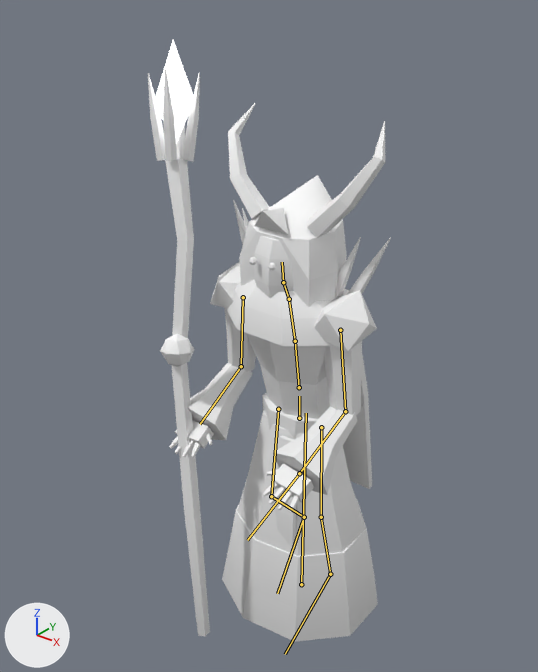
What one commit did to the glTF model client/public/assets/models/blood_witch.glb.
One viewpoint serves both versions: a 50 mm lens placed at (1.65, -2.33, 2.78), pointed at (-0.17, -0.05, 1.36). The axes (+X, +Y, +Z) are drawn at lower left. The lights are the same throughout. The first picture is the older version. Both versions are drawn at frame 17 of the action 'walk'; the numbers are the values there. The bones that change, and the others that lie on the model, are drawn over the model as lines.

The first picture shows 'blood_witch'.
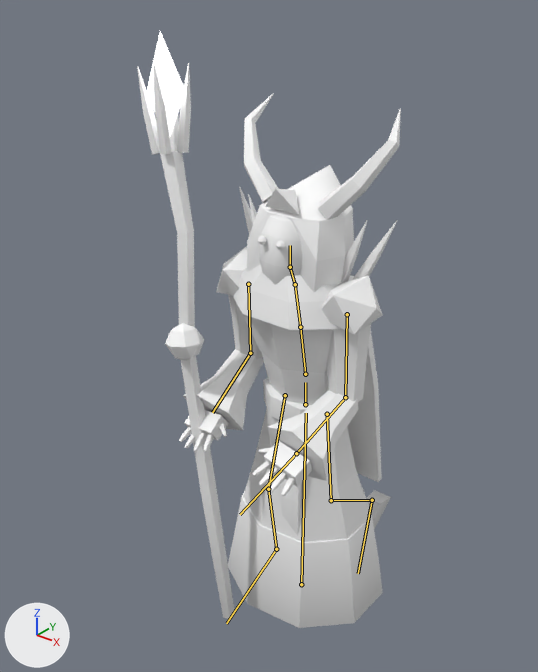
Where the change shows, as pixel boxes (x1, y1, x2, y2) in the pictures (538 x 672 px):
'blood_witch', posed (9% wider): before (148, 40, 391, 642); after (137, 31, 401, 628)
bone 'hips', root to tip: before (299, 418) to (299, 396); after (305, 404) to (305, 382)
bone 'spine', root to tip: before (299, 387) to (295, 341); after (305, 374) to (300, 327)
bone 'chest', root to tip: before (295, 341) to (289, 299); after (300, 327) to (295, 284)
bone 'head', root to tip: before (283, 282) to (282, 262); after (290, 267) to (290, 245)
bone 'upper_arm.L', root to tip: before (340, 330) to (345, 411); after (347, 314) to (345, 397)
bone 'forearm.L', root to tip: before (345, 411) to (299, 473); after (345, 397) to (296, 453)
bone 'upper_arm.R', root to tip: before (243, 297) to (241, 366); after (248, 284) to (250, 353)
bone 'forearm.R', root to tip: before (241, 366) to (200, 424); after (250, 353) to (212, 412)
bone 'thigh.L', root to tip: before (321, 427) to (321, 517); after (327, 414) to (331, 500)
bone 'shin.L', root to tip: before (321, 517) to (330, 574); after (331, 500) to (372, 500)
bone 'thigh.R', root to tip: before (278, 409) to (271, 496); after (285, 395) to (268, 489)
bone 'shin.R', root to tip: before (271, 496) to (304, 517); after (268, 489) to (276, 549)

Edits to the bpy script that builds the scene:
```text
Change bone_hips:
    where bone_hips = bpy.data.objects['blood_witch_rig'].pose.bones['hips']  # child of 'root'
    bone_hips.location: (0.0, 0.0, 0.046) -> (0.0, 0.046, 0.0)
    bone_hips.rotation_quaternion: (1.0, 0.0, 0.0, -0.006) -> (1.0, 0.0, -0.009, -0.006)  # degrees (0, 0, -1) -> degrees (0, -1, -1)
Change bone_spine:
    where bone_spine = bpy.data.objects['blood_witch_rig'].pose.bones['spine']  # child of 'hips'
    bone_spine.rotation_quaternion: (0.999, 0.052, 0.0, 0.0) -> (0.998, 0.061, 0.002, 0.0)  # degrees (6, 0, 0) -> degrees (7, 0, 0)
Change bone_chest:
    where bone_chest = bpy.data.objects['blood_witch_rig'].pose.bones['chest']  # child of 'spine'
    bone_chest.rotation_quaternion: (1.0, 0.0, 0.0, 0.0) -> (1.0, -0.017, 0.009, 0.003)  # degrees (0, 0, 0) -> degrees (-2, 1, 0)
Change bone_head:
    where bone_head = bpy.data.objects['blood_witch_rig'].pose.bones['head']  # child of 'neck'
    bone_head.rotation_quaternion: (1.0, 0.0, 0.0, 0.0) -> (0.999, -0.051, -0.006, 0.0)  # degrees (0, 0, 0) -> degrees (-6, -1, 0)
Change bone_upper_arm_l:
    where bone_upper_arm_l = bpy.data.objects['blood_witch_rig'].pose.bones['upper_arm.L']  # child of 'chest'
    bone_upper_arm_l.rotation_quaternion: (-0.999, 0.012, 0.001, -0.044) -> (-0.997, 0.039, 0.002, -0.061)  # degrees (-1, 0, 5) -> degrees (-4, 0, 7)
Change bone_forearm_l:
    where bone_forearm_l = bpy.data.objects['blood_witch_rig'].pose.bones['forearm.L']  # child of 'upper_arm.L'
    bone_forearm_l.rotation_quaternion: (0.985, -0.174, 0.0, 0.0) -> (0.982, -0.191, 0.0, 0.0)  # degrees (-20, 0, 0) -> degrees (-22, 0, 0)
Change bone_upper_arm_r:
    where bone_upper_arm_r = bpy.data.objects['blood_witch_rig'].pose.bones['upper_arm.R']  # child of 'chest'
    bone_upper_arm_r.rotation_quaternion: (0.999, 0.012, -0.001, -0.044) -> (0.997, 0.039, -0.002, -0.061)  # degrees (1, 0, -5) -> degrees (4, 0, -7)
Change bone_forearm_r:
    where bone_forearm_r = bpy.data.objects['blood_witch_rig'].pose.bones['forearm.R']  # child of 'upper_arm.R'
    bone_forearm_r.rotation_quaternion: (0.985, -0.174, 0.0, 0.0) -> (0.987, -0.159, 0.0, 0.0)  # degrees (-20, 0, 0) -> degrees (-18, 0, 0)
Change bone_thigh_l:
    where bone_thigh_l = bpy.data.objects['blood_witch_rig'].pose.bones['thigh.L']  # child of 'hips'
    bone_thigh_l.rotation_quaternion: (1.0, 0.005, 0.0, 0.0) -> (0.999, 0.041, 0.0, 0.0)  # degrees (1, 0, 0) -> degrees (5, 0, 0)
Change bone_shin_l:
    where bone_shin_l = bpy.data.objects['blood_witch_rig'].pose.bones['shin.L']  # child of 'thigh.L'
    bone_shin_l.rotation_quaternion: (0.995, 0.102, 0.0, 0.0) -> (0.895, 0.446, 0.0, 0.0)  # degrees (12, 0, 0) -> degrees (53, 0, 0)
Change bone_thigh_r:
    where bone_thigh_r = bpy.data.objects['blood_witch_rig'].pose.bones['thigh.R']  # child of 'hips'
    bone_thigh_r.rotation_quaternion: (-0.999, 0.022, 0.0, 0.0) -> (-0.995, 0.093, 0.0, 0.0)  # degrees (-3, 0, 0) -> degrees (-11, 0, 0)
Change bone_shin_r:
    where bone_shin_r = bpy.data.objects['blood_witch_rig'].pose.bones['shin.R']  # child of 'thigh.R'
    bone_shin_r.rotation_quaternion: (0.929, 0.371, 0.0, 0.0) -> (0.986, 0.169, 0.0, 0.0)  # degrees (44, 0, 0) -> degrees (20, 0, 0)
```
